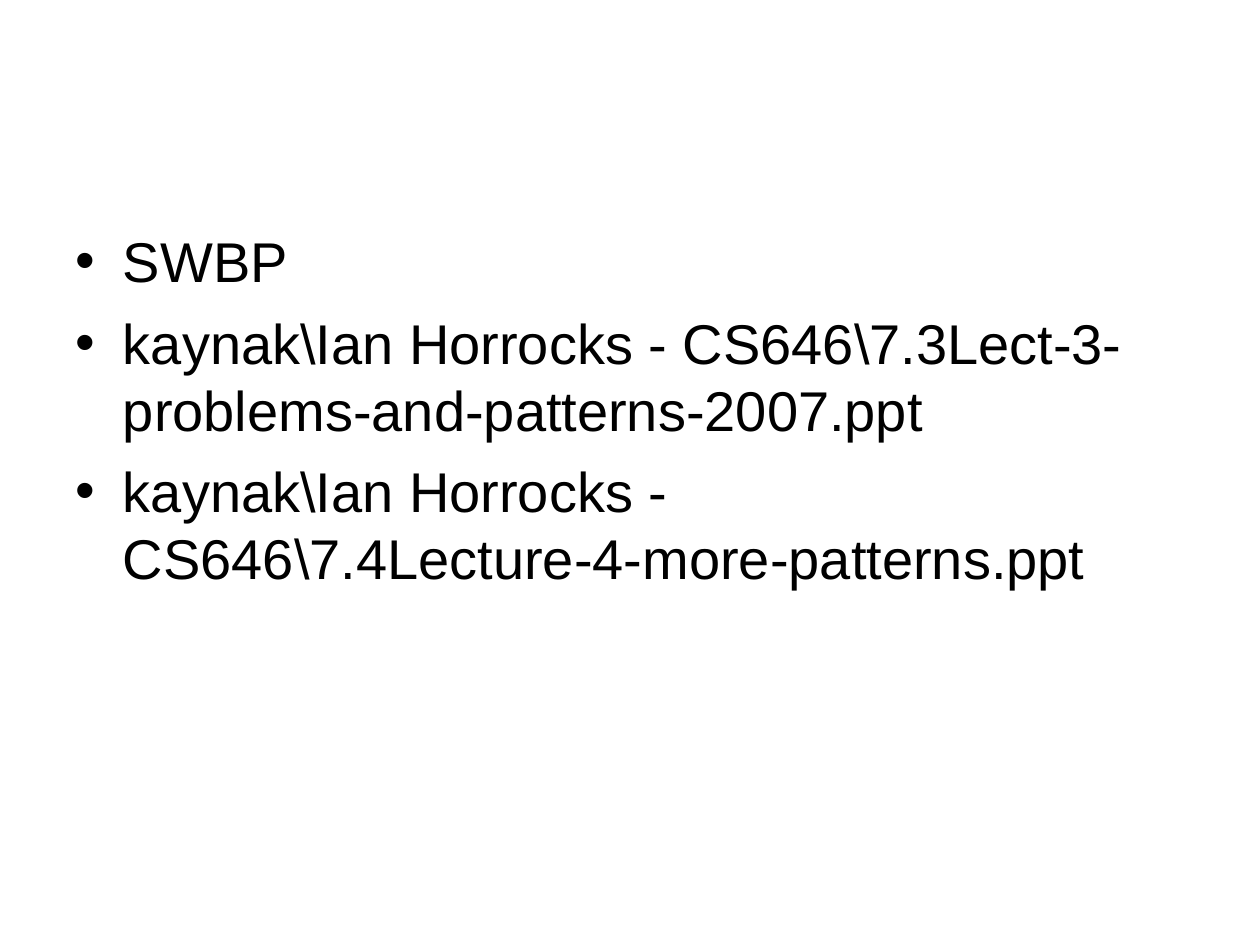
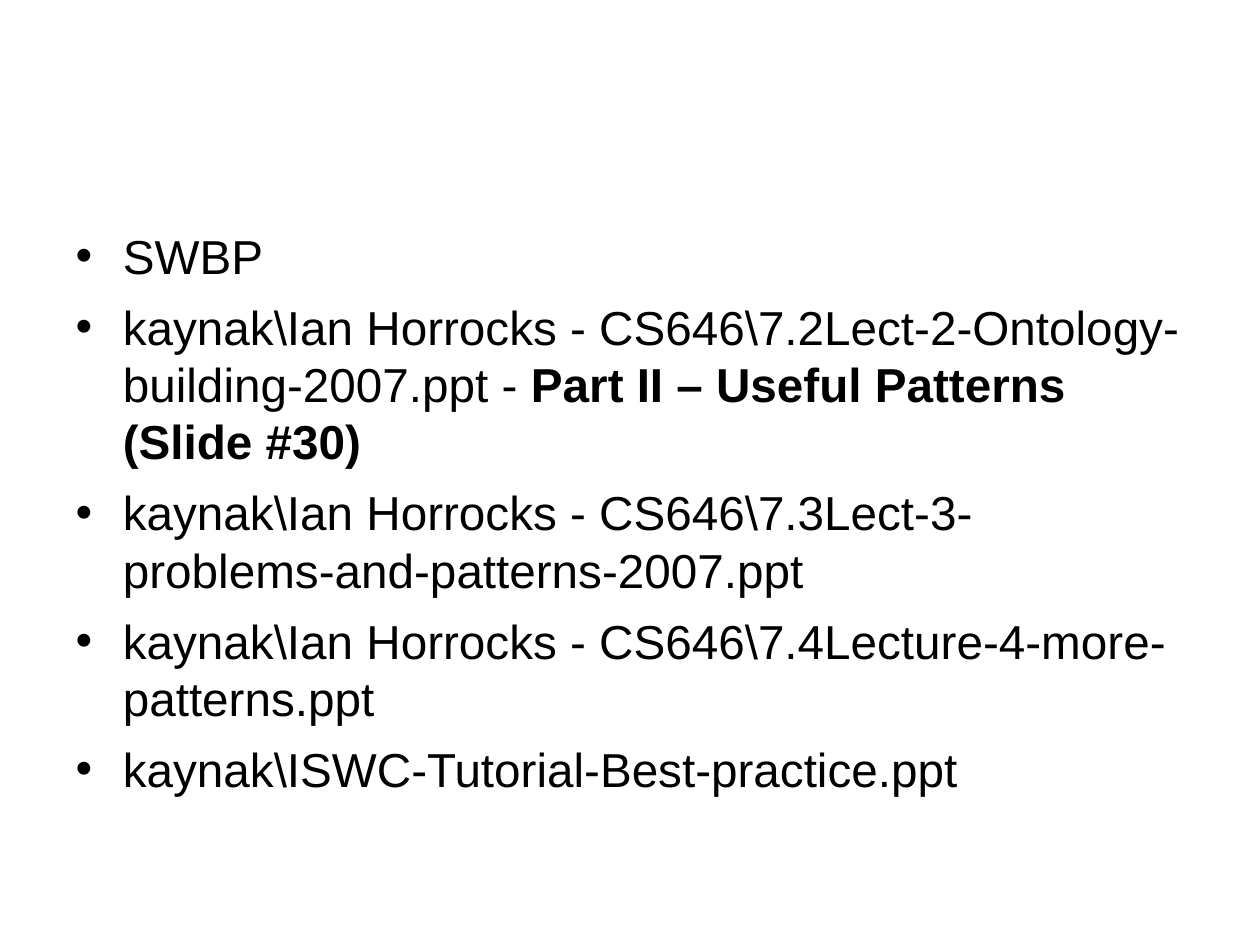
Before and after one commit to selminessrine/faculty-semweb, a slide deck: slide 85 of doc/workshop/MainFlow.ppt (slide 83 before the commit). Drawn at 1260x945 pixels with LibreOffice and Linux fonts; fonts in the diff are those of the drawing. Boxes give left, top, right and bottom in pixels: in the first picture for what was removed or moved away, otherwise in the second. Text is boxed around its words. In the diff, an @@ line names an element or a change of style, - is before the commit and + after.

```diff
--- a/doc/workshop/MainFlow.ppt
+++ b/doc/workshop/MainFlow.ppt
@@ text at (x1=123, y1=240, x2=1166, y2=725): size 32 to 27.2 pt in "SWBP", "kaynak\Ian Horrocks - CS646\7.3Lect-3-problems-and-patterns- ...", "kaynak\Ian Horrocks - CS646\7.4Lecture-4-more-patterns.ppt" @@
@@ text at (x1=123, y1=310, x2=1179, y2=469): paragraph added @@
+• kaynak\Ian Horrocks - CS646\7.2Lect-2-Ontology-building-2007.ppt - Part II – Useful Patterns (Slide #30)
@@ text at (x1=123, y1=752, x2=957, y2=796): paragraph added @@
+• kaynak\ISWC-Tutorial-Best-practice.ppt
```
Also in this commit, not shown: 2 other slides changed, 2 slides added.
